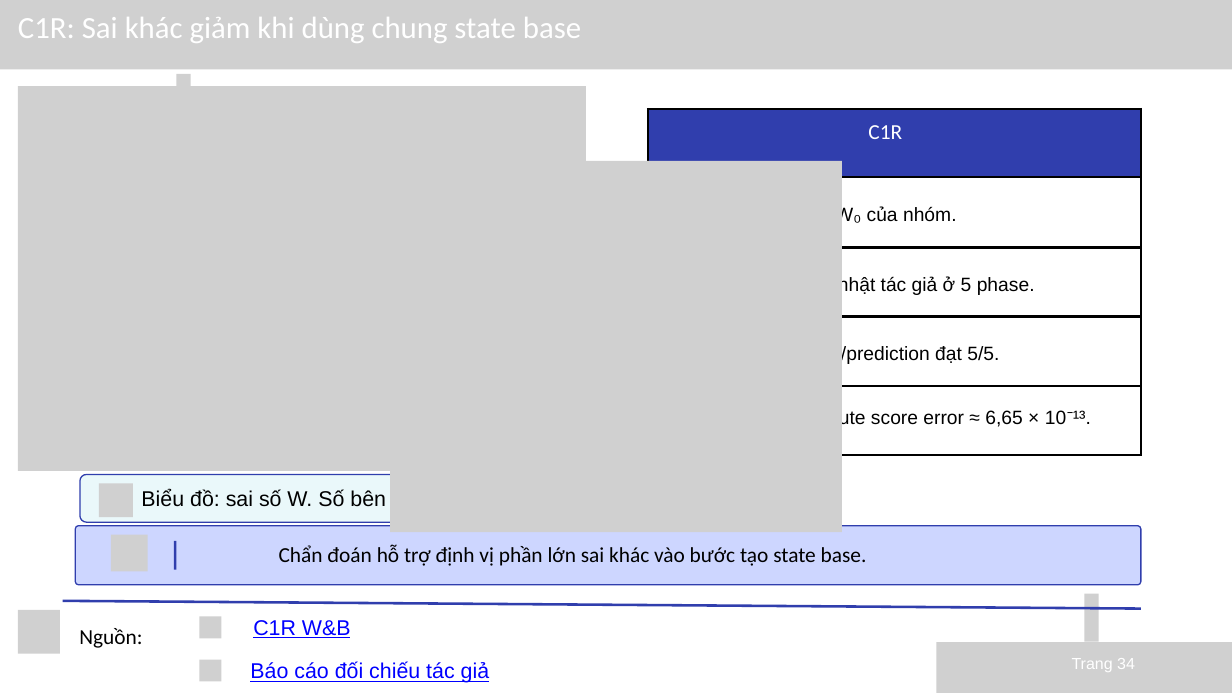
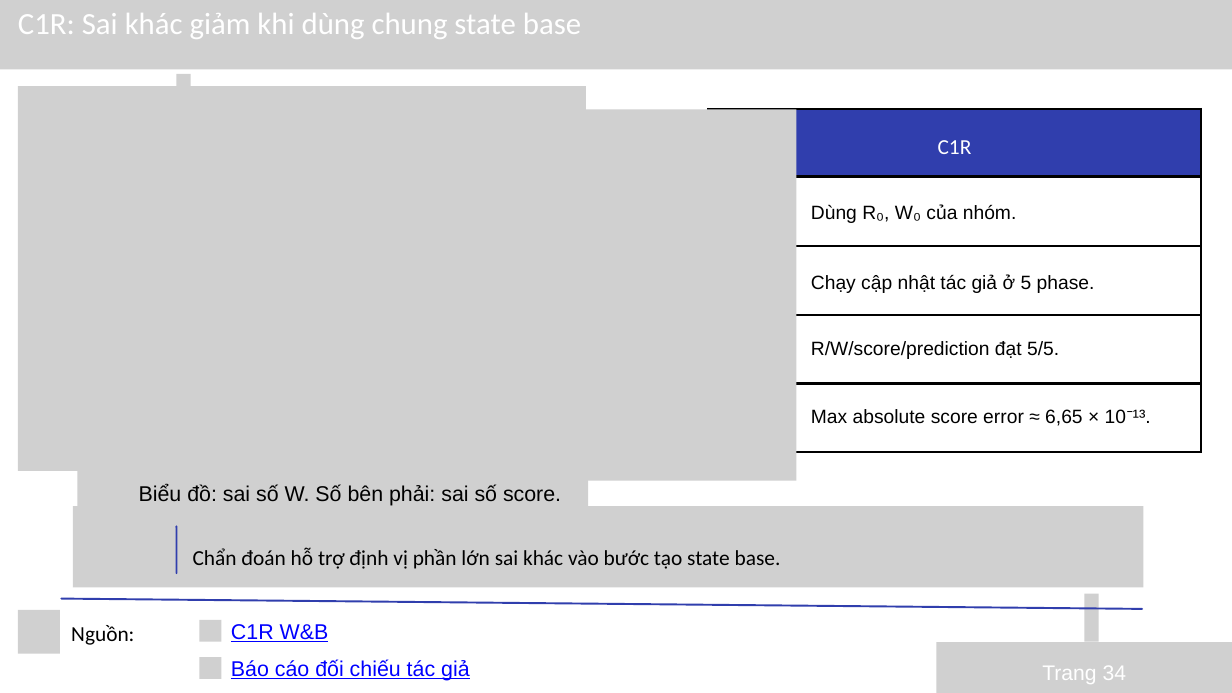
Before and after one commit to 24122050S/20-ML-Paper, a slide deck: slide 34 of slides/ACIL_Nhom3_GiuaKy.pptx. Drawn at 1232x693 pixels with LibreOffice and Linux fonts; fonts in the diff are those of the drawing; grey boxes stand for pictures. Boxes give left, top, right and bottom in pixels: in the first picture for what was removed or moved away, otherwise in the second. Text is boxed around its words. In the diff, an @@ line names an element or a change of style, - is before the commit and + after.

```diff
--- a/slides/ACIL_Nhom3_GiuaKy.pptx
+++ b/slides/ACIL_Nhom3_GiuaKy.pptx
@@ text "C1R: Sai khác giảm khi ..." moved from (x1=18, y1=17, x2=581, y2=43) to (x1=18, y1=13, x2=581, y2=39) @@
@@ picture moved from (x1=390, y1=161, x2=841, y2=532) to (x1=344, y1=110, x2=796, y2=480) @@
@@ table moved from (x1=648, y1=109, x2=1141, y2=455) to (x1=708, y1=109, x2=1201, y2=452) @@
@@ text "C1R" moved from (x1=868, y1=125, x2=902, y2=139) to (x1=938, y1=140, x2=972, y2=154) @@
@@ text "C1R" at (x1=938, y1=140, x2=972, y2=154): alignment left to centre @@
@@ text "Dùng R₀, W₀ của nhóm." rewrapped from (x1=835, y1=206, x2=957, y2=223) to (x1=811, y1=204, x2=1017, y2=223) @@
@@ picture added at (x1=726, y1=261, x2=795, y2=303) @@
@@ text "Chạy cập nhật tác giả ..." rewrapped from (x1=838, y1=276, x2=1035, y2=295) to (x1=811, y1=274, x2=1095, y2=293) @@
@@ text "R/W/score/prediction đạt 5/5." moved from (x1=751, y1=345, x2=999, y2=364) to (x1=811, y1=341, x2=1059, y2=359) @@
@@ text "Max absolute score error ≈ ..." rewrapped from (x1=793, y1=409, x2=1091, y2=428) to (x1=811, y1=409, x2=1151, y2=426) @@
@@ picture added at (x1=78, y1=457, x2=588, y2=527) @@
@@ freeform shape removed at (x1=80, y1=474, x2=586, y2=522) @@
@@ picture moved from (x1=99, y1=484, x2=133, y2=517) to (x1=95, y1=479, x2=129, y2=513) @@
@@ picture added at (x1=73, y1=506, x2=1143, y2=588) @@
@@ freeform shape removed at (x1=75, y1=525, x2=1141, y2=585) @@
@@ line moved from (175, 541) - (175, 570) to (176, 527) - (176, 573) @@
@@ line (176, 527) - (176, 573): stroke #303EAD 3 pt to #303EAD 2.25 pt @@
@@ text "Chẩn đoán hỗ trợ định ..." moved from (x1=279, y1=545, x2=867, y2=566) to (x1=193, y1=547, x2=781, y2=569) @@
@@ line (62, 599) - (1142, 609): stroke #303EAD 3 pt to #303EAD 2.25 pt @@
@@ picture at (x1=200, y1=620, x2=222, y2=642): outline redrawn @@
@@ alignment centre to left in 5 elements at (x1=139, y1=484, x2=561, y2=506), (x1=193, y1=547, x2=781, y2=569), (x1=71, y1=625, x2=134, y2=645), (x1=231, y1=659, x2=470, y2=681), (x1=231, y1=624, x2=329, y2=642) @@
@@ text "C1R W&B" moved from (x1=253, y1=620, x2=351, y2=638) to (x1=231, y1=624, x2=329, y2=642) @@
@@ picture at (x1=200, y1=657, x2=222, y2=679): outline redrawn @@
@@ text "Báo cáo đối chiếu tác ..." moved from (x1=250, y1=662, x2=490, y2=683) to (x1=231, y1=659, x2=470, y2=681) @@
@@ text "Trang 34" moved from (x1=1072, y1=658, x2=1135, y2=672) to (x1=1042, y1=666, x2=1126, y2=684) @@
@@ text "Trang 34" at (x1=1042, y1=666, x2=1126, y2=684): size 18.8 to 24.8 pt; alignment left to centre; line spacing 26.2pt to 34.6pt @@
```
Also in this commit, not shown: 35 other slides changed.
